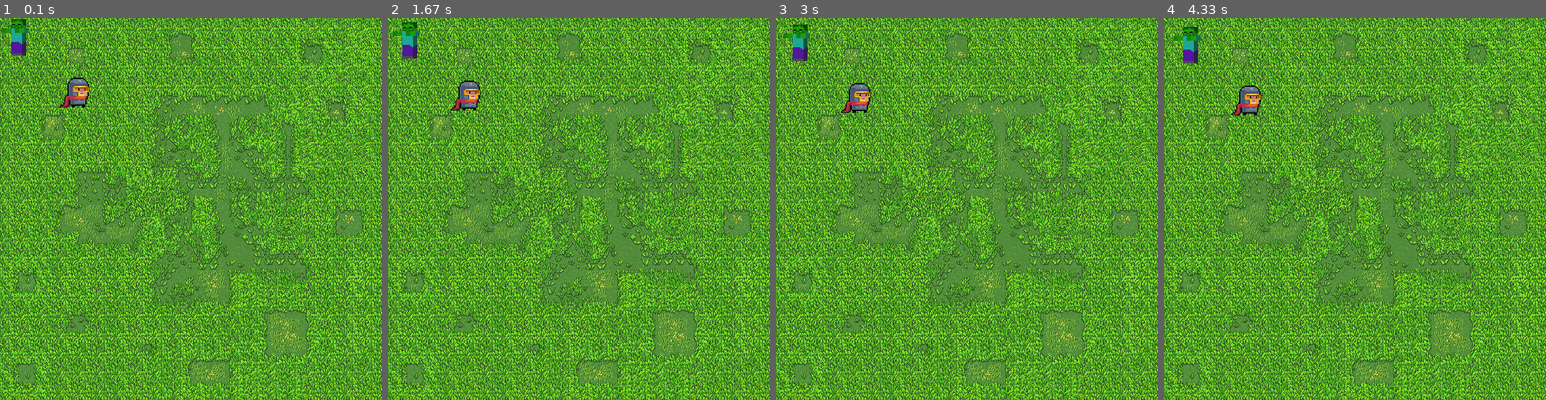
Above: before the commit, frames 1-4 (left to right).
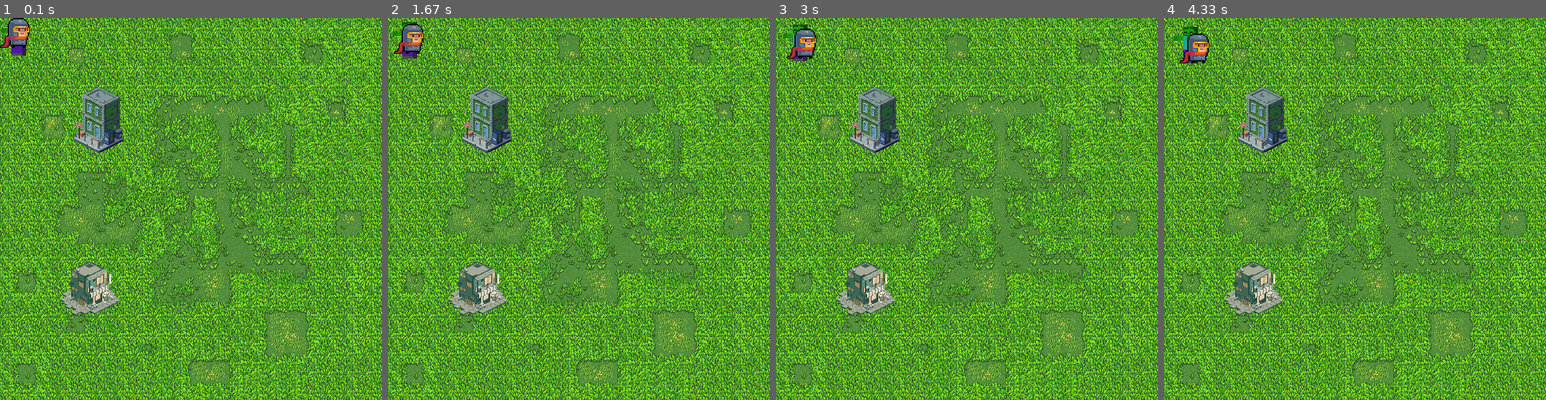
Above: after the commit, the same moments.

Repository: Lucapster/GUTS-Team-43
Game: pygame game, started from main.py
Same seed, same stepped clock (60 frames per second), same inputs: the game is played once before the commit and once after it.
Inputs:
- Up to frame 1 (0.1 s): no input
- Up to frame 2 (1.67 s): no input
- Up to frame 3 (3 s): no input
- Up to frame 4 (4.33 s): no input

The runs differ from the first frame. In frame 1, 3.7% of the frame differs, in the area x 0-33%, y 0-78%; in frame 2, 3.6%; in frame 3, 3.6%; in frame 4, 3.5%.

Commit message:
Added shop object
- clean code
- added shop object

Diff:
--- a/main.py
+++ b/main.py
@@ -8,18 +8,6 @@
 x = 0
 y = 0
 
-# load grass background wallpaper
-# background = pygame.image.load("Image/grass.png").convert()
-# background = pygame.transform.scale(background, (640, 640))
-
-
-# load minecraft zombie image
-# zombie_pixel = pygame.image.load('Image/zombie-pixel.png').convert_alpha()
-# zombie_pixel = pygame.transform.scale(zombie_pixel, (50, 64))
-
-# load human steve image
-human_pixel = pygame.image.load("Image/human.png").convert_alpha()
-human_pixel = pygame.transform.scale(human_pixel, (50, 50))
 
 class pixel_image:
     def __init__(self, image_path, size, x, y):
@@ -28,7 +16,7 @@
         self.x = x
         self.y = y
 
-    def draw(self, screen):
+    def draw(self, screen = screen):
         screen.blit(self.image, (self.x, self.y))
 
     def move(self, dx, dy):
@@ -37,6 +25,10 @@
 
 background = pixel_image("Image/grass.png", (640, 640), 0, 0)
 zombie = pixel_image("Image/zombie-pixel.png", (50, 64), x ,y)
+human = pixel_image("Image/human.png", (50, 50),x, y)
+apartment = pixel_image("Image/apartment.png", (130, 130), 100, 100)
+shop = pixel_image("Image/shop.png", (100, 100), 100, 400)
+
 
 
 running = True
@@ -45,16 +37,17 @@
 while running:
 
     screen.fill((0, 0, 0))
-    background.draw(screen)
-    zombie.draw(screen)
-    zombie.move(0.05, 0.05)
+    background.draw()
+    apartment.draw()
+    shop.draw()
 
 
+    zombie.draw()
+    human.draw()
 
-    # screen.blit(background, (0, 0)) # load the background
 
-    # screen.blit(zombie_pixel, (x, y))
-    screen.blit(human_pixel, (x + 100, y + 100))
+    human.move(0.1, 0.1)
+    zombie.move(0.05, 0.05)
 
     x += 0.05
     y += 0.05
Renamed: Image/apartment .png -> Image/apartment.png
Binary file added: Image/shop.png
